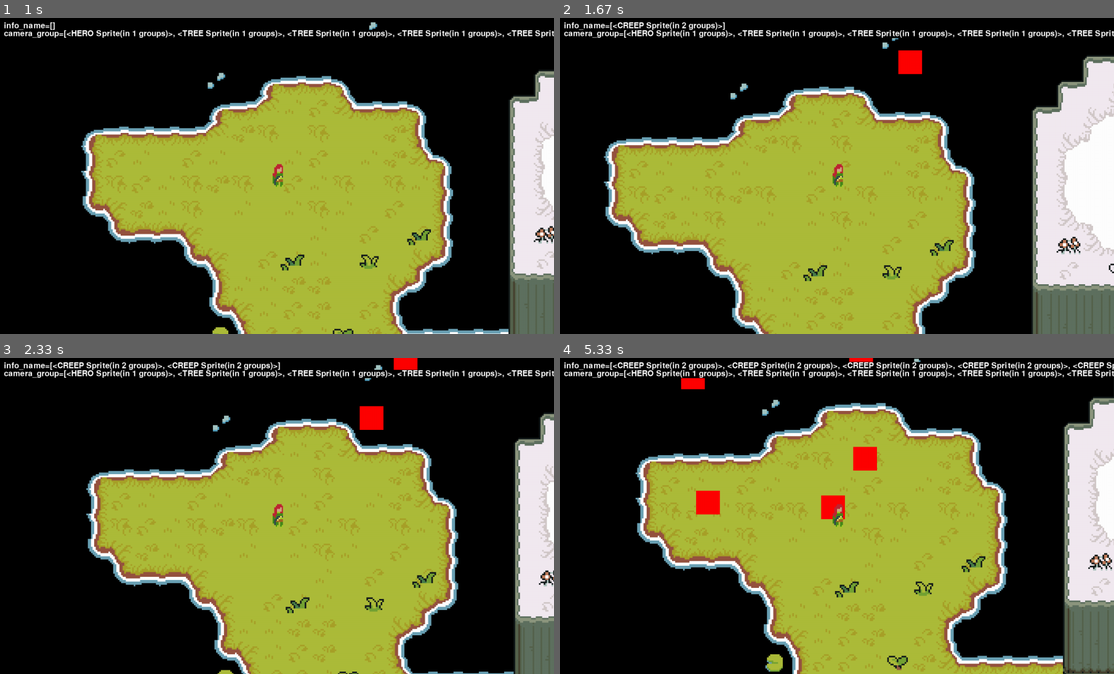
Above: before the commit, frames 1-4 (two rows, left to right).
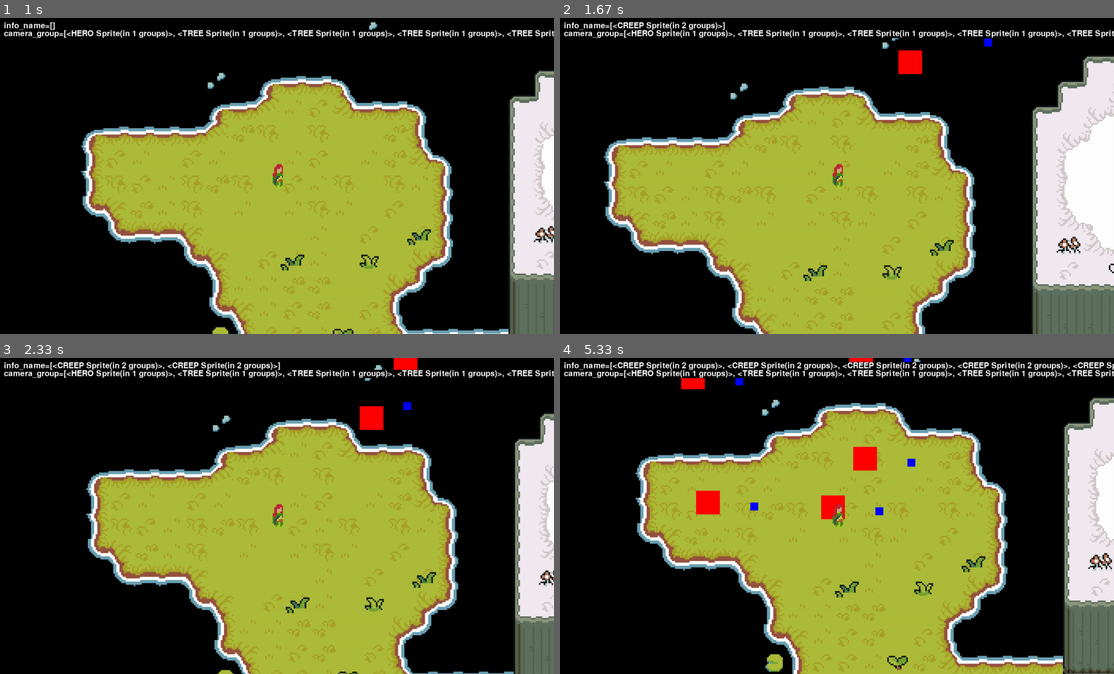
Above: after the commit, the same moments.

Repository: ArcherWayne/pygame_windranger_simulator
Game: pygame game, started from main.py
Two runs of this game, one before a commit and one after it. Both use one fixed random seed, a clock stepped at 60 frames per second and the inputs below.
Inputs:
- Up to frame 1 (1 s): hold D 0.33-0.8 s; hold W from 0.83 s (still down)
- Up to frame 2 (1.67 s): release W at 1.13 s; hold D 1.17-1.63 s
- Up to frame 3 (2.33 s): hold A 1.67-2.2 s; hold S from 2.23 s (still down)
- Up to frame 4 (5.33 s): release S at 2.53 s; hold A 2.57-2.97 s; hold W 3-3.37 s; hold D 3.4-4.03 s; hold S 4.07-4.43 s; hold A 4.47-4.93 s; hold D from 4.97 s (still down)

Frame 1 is identical in both runs. In frame 2, less than 0.1% of the frame differs, in the area x 76-78%, y 6-10%; in frame 3, less than 0.1%; in frame 4, 0.2%, in the area x 31-65%, y 0-50%.

Commit message:
creep collision

Diff:
--- a/creep.py
+++ b/creep.py
@@ -6,95 +6,97 @@
 
 
 class CREEP(pygame.sprite.Sprite):
-    def __init__(self, groups, creep_group, hero) -> None:
-        super().__init__(groups)
+	def __init__(self, groups, creep_group, hero) -> None:
+		super().__init__(groups)
+		# type
+		self.type = 'creep'
 
-        # init stat
-        self.hero = hero
-        self.creep_group = creep_group
+		# init stat
+		self.hero = hero
+		self.creep_group = creep_group
 
-        # position
-        init_distance_with_hero = 500
-        starting_aug = 2*3.14*random()
+		# position
+		init_distance_with_hero = 500
+		starting_aug = 2*3.14*random()
 
-        self.pos_relative_to_hero = pygame.math.Vector2()
-        self.pos_relative_to_hero.x = init_distance_with_hero * math.cos(starting_aug)
-        self.pos_relative_to_hero.y = init_distance_with_hero * math.sin(starting_aug)
+		self.pos_relative_to_hero = pygame.math.Vector2()
+		self.pos_relative_to_hero.x = init_distance_with_hero * math.cos(starting_aug)
+		self.pos_relative_to_hero.y = init_distance_with_hero * math.sin(starting_aug)
 
-        self.pos = pygame.math.Vector2()
-        self.pos.x = self.hero.pos.x + self.pos_relative_to_hero.x
-        self.pos.y = self.hero.pos.y + self.pos_relative_to_hero.y
+		self.pos = pygame.math.Vector2()
+		self.pos.x = self.hero.pos.x + self.pos_relative_to_hero.x
+		self.pos.y = self.hero.pos.y + self.pos_relative_to_hero.y
 
-        # graphics
-        self.image = pygame.Surface(
-            (CREEP_WIDTH, CREEP_HEIGHT)).convert_alpha()
-        self.image.fill(RED)
-        self.rect = pygame.Rect(
-            0, 0, HERO_COLLISON_WIDTH, HERO_COLLISON_HEIGHT)
-        self.rect.center = self.pos
-        self.old_rect = self.rect.copy()
+		# graphics
+		self.image = pygame.Surface(
+			(CREEP_WIDTH, CREEP_HEIGHT)).convert_alpha()
+		self.image.fill(RED)
+		self.rect = pygame.Rect(
+			0, 0, HERO_COLLISON_WIDTH, HERO_COLLISON_HEIGHT)
+		self.rect.center = self.pos
+		self.old_rect = self.rect.copy()
 
-        # movement
-        self.direction = pygame.math.Vector2()
-        self.movement_speed = CREEP_MOVEMENT_SPEED
+		# movement
+		self.direction = pygame.math.Vector2()
+		self.movement_speed = CREEP_MOVEMENT_SPEED
 
-    def collision(self, direction):
-        collision_sprites = pygame.sprite.spritecollide(self, self.creep_group, False) # dokill = False
+	def collision(self, direction):
+		collision_sprites = pygame.sprite.spritecollide(self, self.creep_group, False) # dokill = False
 
-        # if self.rect.colliderect(self.player.rect):
-        #     collision_sprites.append(self.player)
+		# if self.rect.colliderect(self.player.rect):
+		#     collision_sprites.append(self.player)
 
-        if collision_sprites:
-            if direction == 'horizontal':
-                for sprite in collision_sprites:
-                    # collision on the right
-                    if self.rect.right >= sprite.rect.left \
-                            and self.old_rect.right <= sprite.old_rect.left:
-                        self.rect.right = sprite.rect.left
-                        self.pos.x = self.rect.x  # rect和pos是相互更新的
-                        self.direction.x *= -1
+		if collision_sprites:
+			if direction == 'horizontal':
+				for sprite in collision_sprites:
+					# collision on the right
+					if self.rect.right >= sprite.rect.left \
+							and self.old_rect.right <= sprite.old_rect.left:
+						self.rect.right = sprite.rect.left
+						self.pos.x = self.rect.x  # rect和pos是相互更新的
+						self.direction.x *= -1
 
-                    # collision on the left
-                    if self.rect.left <= sprite.rect.right \
-                            and self.old_rect.left >= sprite.old_rect.right:
-                        self.rect.left = sprite.rect.right
-                        self.pos.x = self.rect.x  # rect和pos是相互更新的
-                        self.direction.x *= -1
+					# collision on the left
+					if self.rect.left <= sprite.rect.right \
+							and self.old_rect.left >= sprite.old_rect.right:
+						self.rect.left = sprite.rect.right
+						self.pos.x = self.rect.x  # rect和pos是相互更新的
+						self.direction.x *= -1
 
-            if direction == 'vertical':
-                for sprite in collision_sprites:
-                    # collsion on the top
-                    if self.rect.top <= sprite.rect.bottom \
-                            and self.old_rect.top >= sprite.old_rect.bottom:
-                        self.rect.top = sprite.rect.bottom
-                        self.pos.y = self.rect.y  # 这里是更新自己的位置
-                        self.direction.y *= -1
+			if direction == 'vertical':
+				for sprite in collision_sprites:
+					# collsion on the top
+					if self.rect.top <= sprite.rect.bottom \
+							and self.old_rect.top >= sprite.old_rect.bottom:
+						self.rect.top = sprite.rect.bottom
+						self.pos.y = self.rect.y  # 这里是更新自己的位置
+						self.direction.y *= -1
 
-                    # collision on the bottom
-                    if self.rect.bottom >= sprite.rect.top \
-                            and self.old_rect.bottom <= sprite.old_rect.top:
-                        self.rect.bottom = sprite.rect.top
-                        self.pos.y = self.rect.y
-                        self.direction.y *= -1
+					# collision on the bottom
+					if self.rect.bottom >= sprite.rect.top \
+							and self.old_rect.bottom <= sprite.old_rect.top:
+						self.rect.bottom = sprite.rect.top
+						self.pos.y = self.rect.y
+						self.direction.y *= -1
 
-    def update(self, dt):
-        # dt and old_rect -------------------------------------------------------------------- #
-        self.dt = dt
-        self.old_rect = self.rect.copy()
-        # debug(self.rect.center, self.rect.bottomright[0], self.rect.bottomright[1])
+	def update(self, dt):
+		# dt and old_rect -------------------------------------------------------------------- #
+		self.dt = dt
+		self.old_rect = self.rect.copy()
+		# debug(self.rect.center, self.rect.bottomright[0], self.rect.bottomright[1])
 
-        # movement --------------------------------------------------------------------------- #
-        self.direction.x = self.hero.pos.x - self.pos.x
-        self.direction.y = self.hero.pos.y - self.pos.y
+		# movement --------------------------------------------------------------------------- #
+		self.direction.x = self.hero.pos.x - self.pos.x
+		self.direction.y = self.hero.pos.y - self.pos.y
 
-        if self.direction.magnitude() != 0:
-            self.direction = self.direction.normalize()
+		if self.direction.magnitude() != 0:
+			self.direction = self.direction.normalize()
 
-        self.pos.x += self.direction.x * self.movement_speed * self.dt
-        self.rect.x = round(self.pos.x)
-        self.collision('horizontal')
-        self.pos.y += self.direction.y * self.movement_speed * self.dt
-        self.rect.y = round(self.pos.y)
-        self.collision('vertical')
+		self.pos.x += self.direction.x * self.movement_speed * self.dt
+		self.rect.x = round(self.pos.x)
+		self.collision('horizontal')
+		self.pos.y += self.direction.y * self.movement_speed * self.dt
+		self.rect.y = round(self.pos.y)
+		self.collision('vertical')
 
-        pass
+		pass
--- a/hero.py
+++ b/hero.py
@@ -5,6 +5,9 @@
 class HERO(pygame.sprite.Sprite): # my code
 	def __init__(self, *groups) -> None:
 		super().__init__(*groups)
+		# type
+		self.type = 'hero'
+
 		# position
 		self.pos = pygame.math.Vector2()
 		self.pos.x = window_size[0]/2
--- a/main.py
+++ b/main.py
@@ -33,7 +33,7 @@
 		self.creep_group = pygame.sprite.Group()
 		self.tree_group = pygame.sprite.Group()
 		# self.all_sprites = pygame.sprite.Group()
-		self.enemies_collision_group = pygame.sprite.Group()
+		self.collision_box_group = pygame.sprite.Group()
 
 # class setup
 		# class = Class()
--- a/me_camera_base_camera.py
+++ b/me_camera_base_camera.py
@@ -1,5 +1,6 @@
 
 import pygame, sys
+from setting import *
 # from random import randint
 # from debug import debug
 
@@ -66,10 +67,23 @@
 		ground_offset = self.ground_rect.topleft - self.offset # move everything in the opposite direction of the target, so thats a negative sign
 		self.display_surf.blit(self.ground_surf, ground_offset)
 
-		# tree elements
+		# elements
 		for sprite in sorted(self.sprites(), key = lambda sprite: sprite.rect.centery):
 			offset_pos = sprite.rect.topleft - self.offset
 			self.display_surf.blit(sprite.image, offset_pos)
+
+		# show collision area
+		# pygame.draw.rect
+		if show_collision_area:
+			# draw a rectangle
+			# rect(surface, color, rect) -> Rect
+			# rect(surface, color, rect, width=0, border_radius=0, border_top_left_radius=-1, border_top_right_radius=-1, border_bottom_left_radius=-1, border_bottom_right_radius=-1) -> Rect
+			for sprite in self.sprites():
+				if sprite.type == 'creep':
+					print('creeps')
+					# collision_surf = sprite.surface
+					pygame.draw.rect(self.display_surf, BLUE, sprite.rect)
+
 
 
 # if active:
--- a/setting.py
+++ b/setting.py
@@ -13,6 +13,10 @@
 MAP_WIDTH = map.width       #图片的宽
 MAP_HEIGHT = map.height      #图片的高
 map_size = (MAP_WIDTH, MAP_HEIGHT)
+
+
+# game setting
+show_collision_area = 1
 
 # hero stats
 # __init__(self, name, health, movement_speed, damage, forswing, backswing, flag_moving)
@@ -45,6 +49,6 @@
 BLACK = (0, 0, 0)
 WHITE = (255, 255, 255)
 RED = (255, 0, 0)
-BLUE = (0, 255, 0)
-GREEN = (0, 0, 255)
+BLUE = (0, 0, 255)
+GREEN = (0, 255, 0)
 COLOR_TRANSPARENT = (0, 0, 0, 0) # alpha = 0, total transparency
--- /dev/null
+++ b/tempCodeRunnerFile.py
@@ -0,0 +1 @@
+(10, 10, 10, 10))
--- /dev/null
+++ b/test.py
@@ -0,0 +1,8 @@
+import pygame
+from setting import *
+
+pygame.init()
+screen = pygame.display.set_mode(window_size)
+display_surf = pygame.display.get_surface()
+
+pygame.draw.rect(display_surf, (123,132, 53), (10, 10, 10, 10))
--- a/tree.py
+++ b/tree.py
@@ -3,5 +3,9 @@
 class TREE(pygame.sprite.Sprite):
 	def __init__(self,pos,group):
 		super().__init__(group)
+
+		# type
+		self.type = 'tree'
+
 		self.image = pygame.image.load('assets/graphics/map/tree.png').convert_alpha()
 		self.rect = self.image.get_rect(topleft = pos)
Not shown, changed: todo.md
